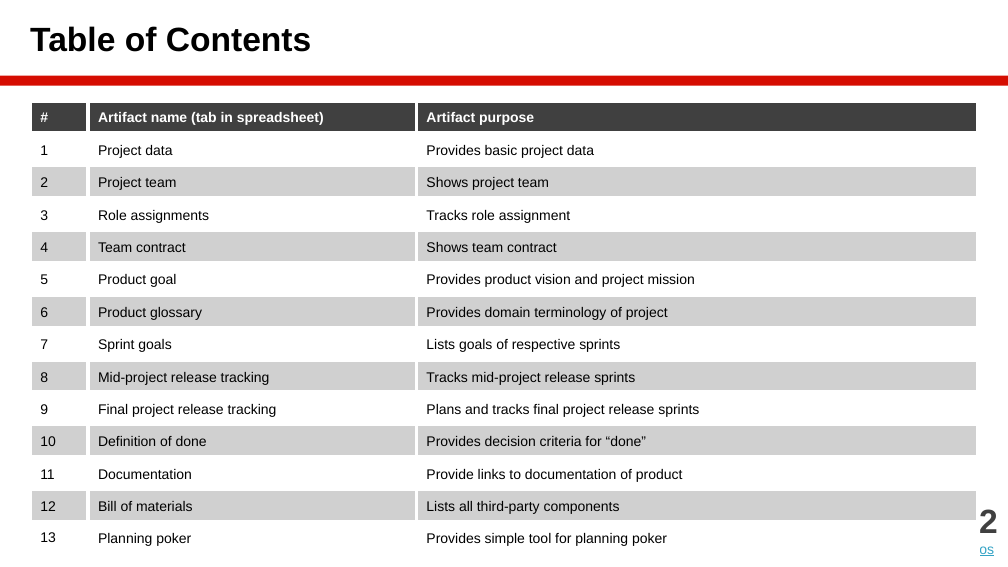
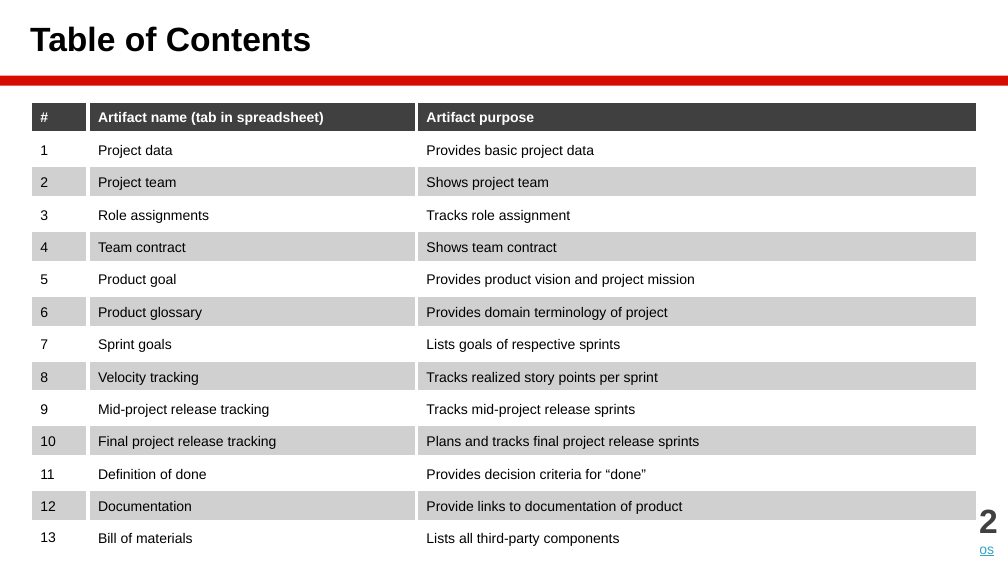
Before and after one commit to dirkriehle/amos-course, a slide deck: slide 22 of Lecture slides/AMOS B01 - Team and Tools.pptx. Drawn at 1008x567 pixels with LibreOffice and Linux fonts; fonts in the diff are those of the drawing. Boxes give left, top, right and bottom in pixels: in the first picture for what was removed or moved away, otherwise in the second. Text is boxed around its words. In the diff, an @@ line names an element or a change of style, - is before the commit and + after.

```diff
--- a/Lecture slides/AMOS B01 - Team and Tools.pptx
+++ b/Lecture slides/AMOS B01 - Team and Tools.pptx
@@ table at <box>30,101,978,550</box> @@
-row 9, column 2: Mid-project release tracking
+row 9, column 2: Velocity tracking
-row 9, column 3: Tracks mid-project release sprints
+row 9, column 3: Tracks realized story points per sprint
-row 10, column 2: Final project release tracking
+row 10, column 2: Mid-project release tracking
-row 10, column 3: Plans and tracks final project release sprints
+row 10, column 3: Tracks mid-project release sprints
-row 11, column 2: Definition of done
+row 11, column 2: Final project release tracking
-row 11, column 3: Provides decision criteria for “done”
+row 11, column 3: Plans and tracks final project release sprints
-row 12, column 2: Documentation
+row 12, column 2: Definition of done
-row 12, column 3: Provide links to documentation of product
+row 12, column 3: Provides decision criteria for “done”
-row 13, column 2: Bill of materials
+row 13, column 2: Documentation
-row 13, column 3: Lists all third-party components
+row 13, column 3: Provide links to documentation of product
-row 14, column 2: Planning poker
+row 14, column 2: Bill of materials
-row 14, column 3: Provides simple tool for planning poker
+row 14, column 3: Lists all third-party components
```
Also in this commit, not shown: 4 other slides changed, 15 other files.
